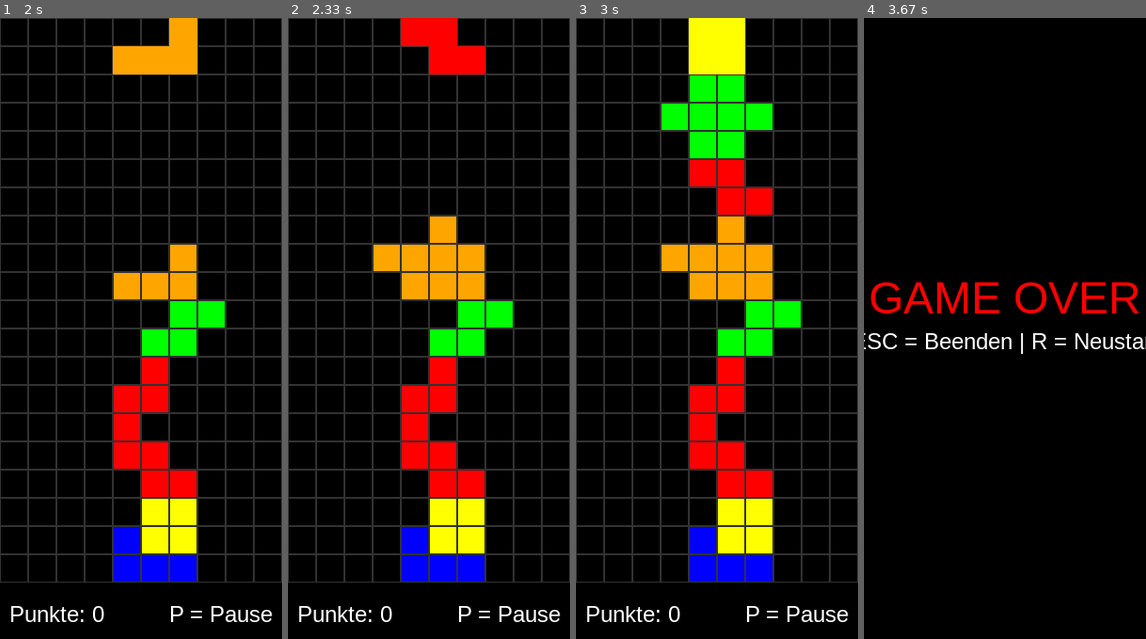
Above: before the commit, frames 1-4 (left to right).
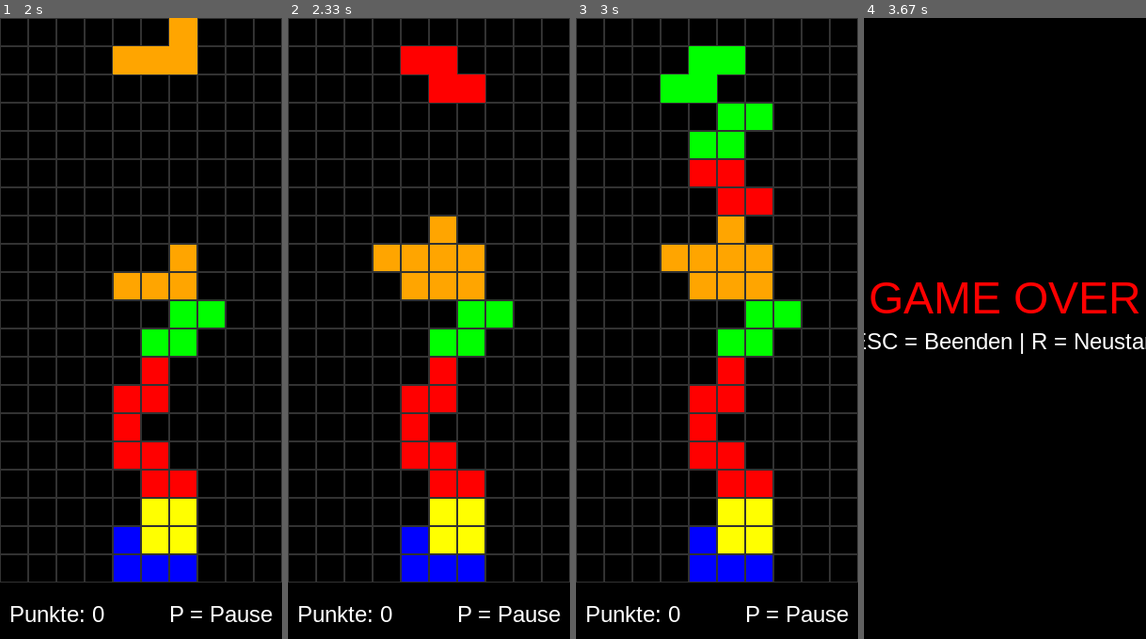
Above: after the commit, the same moments.

Repository: luca-waldvogel/tetris
Game: pygame game, started from main.py
The game is run twice, just before and just after one commit, with the same random seed, the same clock (stepped at 60 frames per second) and the same inputs.
Inputs:
- Up to frame 1 (2 s): tap Space at 0.33, 0.73, 1.03, 1.23, 1.57, 1.87 s; hold Right 0.67-1.13 s; hold Up 1.17-1.47 s; hold Right 1.5-1.97 s
- Up to frame 2 (2.33 s): hold Left from 2 s (still down); tap Space at 2.07 s
- Up to frame 3 (3 s): tap Space at 2.37, 2.63, 2.97 s; release Left at 2.53 s; hold Down 2.57-2.87 s; hold Left from 2.9 s (still down)
- Up to frame 4 (3.67 s): tap Space at 3.27 s; release Left at 3.3 s

Frame 1 is identical in both runs. In frame 2, 2.7% of the frame differs, in the area x 40-70%, y 0-14%; in frame 3, 3.5%, in the area x 30-60%, y 0-19%; in frame 4, nothing differs.

Commit message:
Animiertes Fallen added

Diff:
--- a/main.py
+++ b/main.py
@@ -85,9 +85,15 @@
                     elif event.key == pygame.K_UP:
                         current.rotate()
                     elif event.key == pygame.K_SPACE:
-                        # Block sofort auf den Boden bewegen
+                        # Animiertes Fallen
                         while current.move(0, 1):
-                            pass
+                            win.fill((0, 0, 0))
+                            draw_field(win)
+                            current.draw(win)
+                            draw_score(win)
+                            draw_pause(win)
+                            pygame.display.update()
+                            pygame.time.delay(5)  # kleine Verspätung
                         current.lock()
                         clear_lines()
                         current = Piece(random.randint(0, 6))
